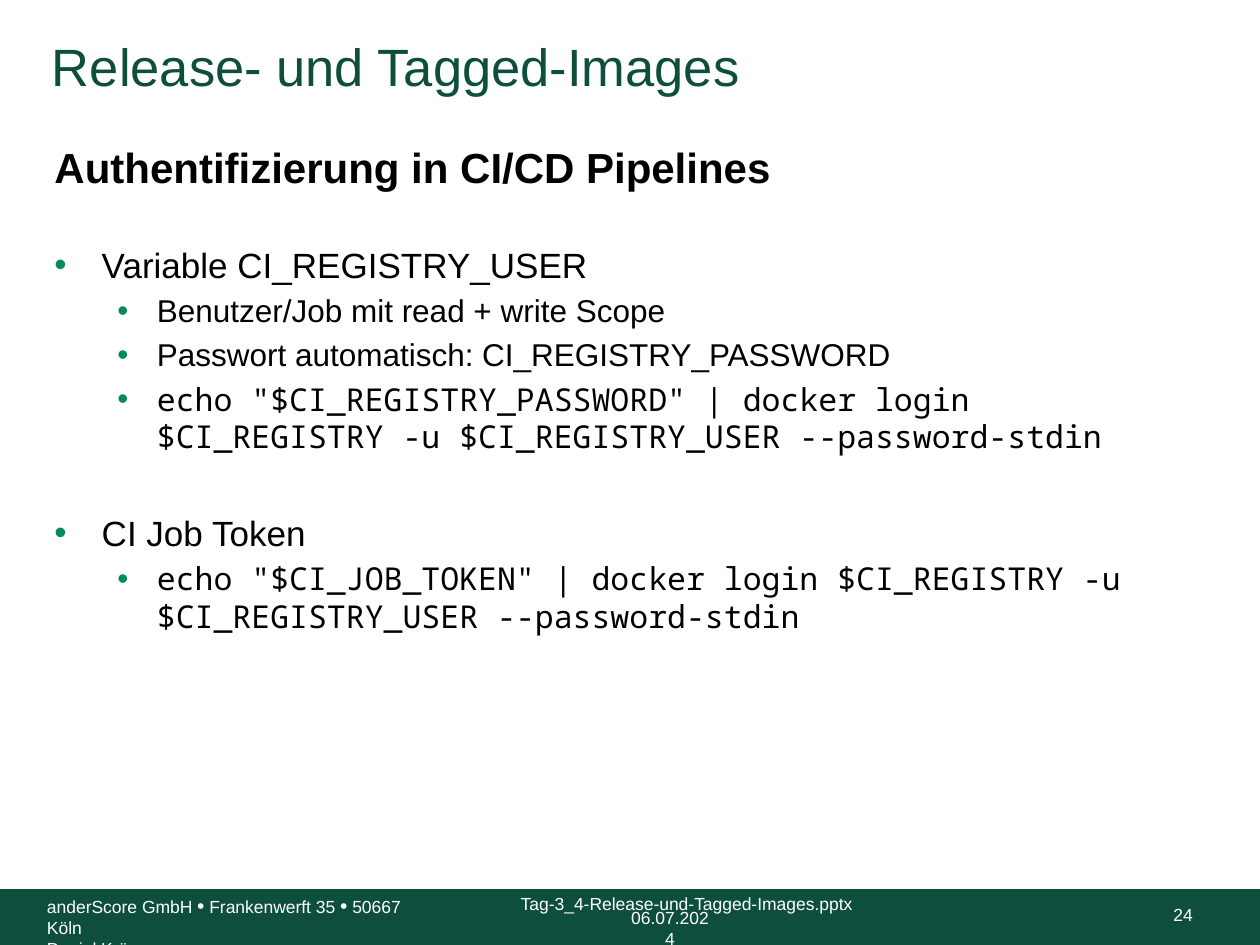
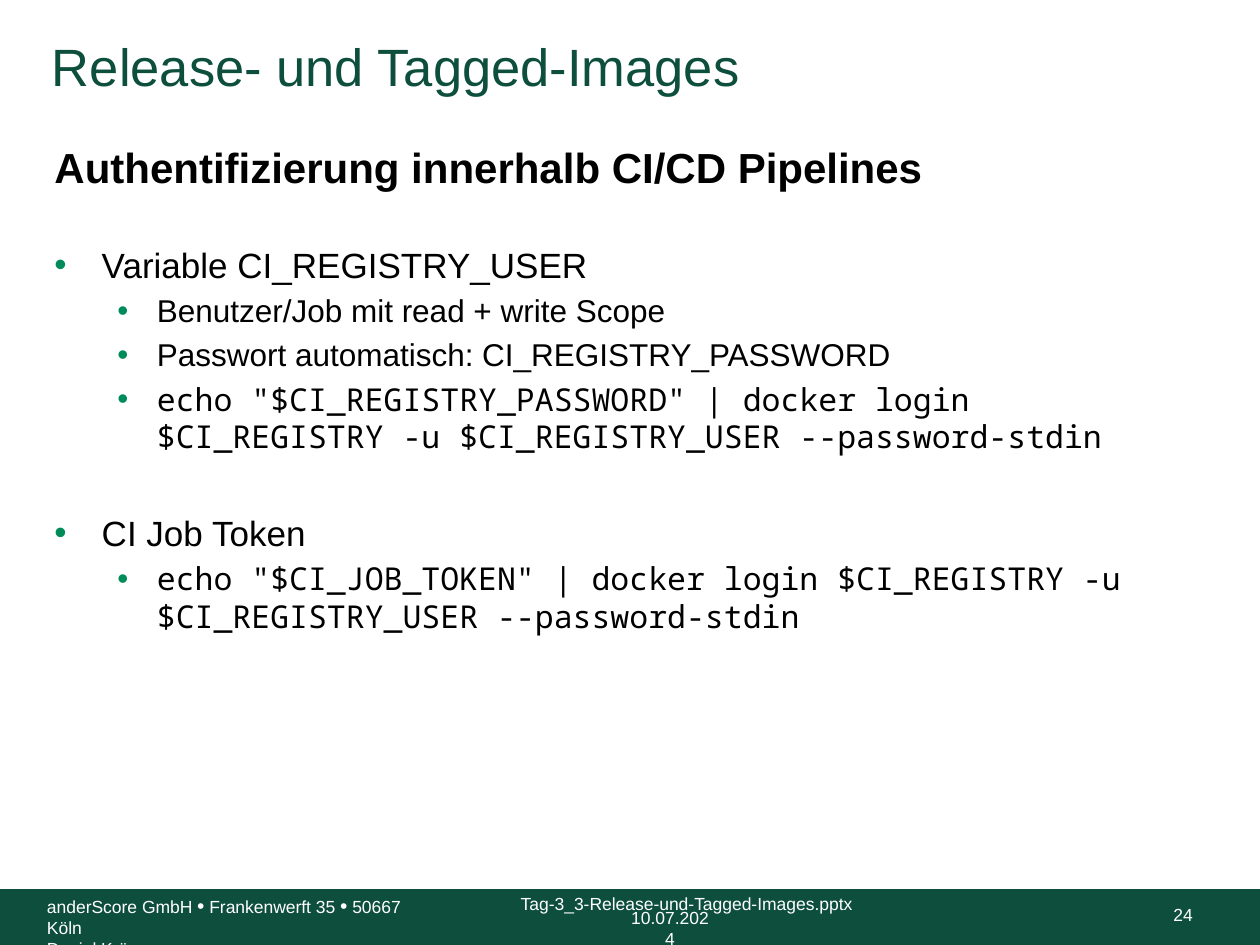
Before and after one commit to anderscore-gmbh/gitlab, a slide deck: slide 24 of slides/Tag-3_3-Release-und-Tagged-Images.pptx. Drawn at 1260x945 pixels with LibreOffice and Linux fonts; fonts in the diff are those of the drawing; background and template pictures are left out. Boxes give left, top, right and bottom in pixels: in the first picture for what was removed or moved away, otherwise in the second. Text is boxed around its words. In the diff, an @@ line names an element or a change of style, - is before the commit and + after.

```diff
--- a/slides/Tag-3_3-Release-und-Tagged-Images.pptx
+++ b/slides/Tag-3_3-Release-und-Tagged-Images.pptx
@@ text at (54,152,922,192): text changed @@
-Authentifizierung in CI/CD Pipelines
+Authentifizierung innerhalb CI/CD Pipelines
@@ text at (521,897,853,915): text changed @@
-Tag-3_4-Release-und-Tagged-Images.pptx
+Tag-3_3-Release-und-Tagged-Images.pptx
@@ text at (631,911,709,924): text changed @@
-06.07.2024
+10.07.2024
```
Also in this commit, not shown: 36 other slides changed, 5 other files.
